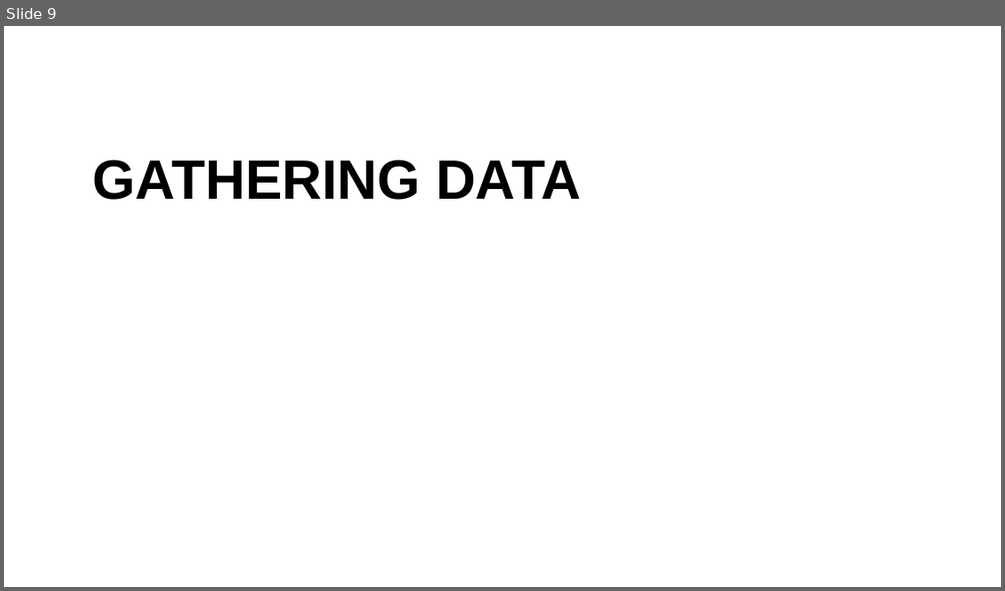
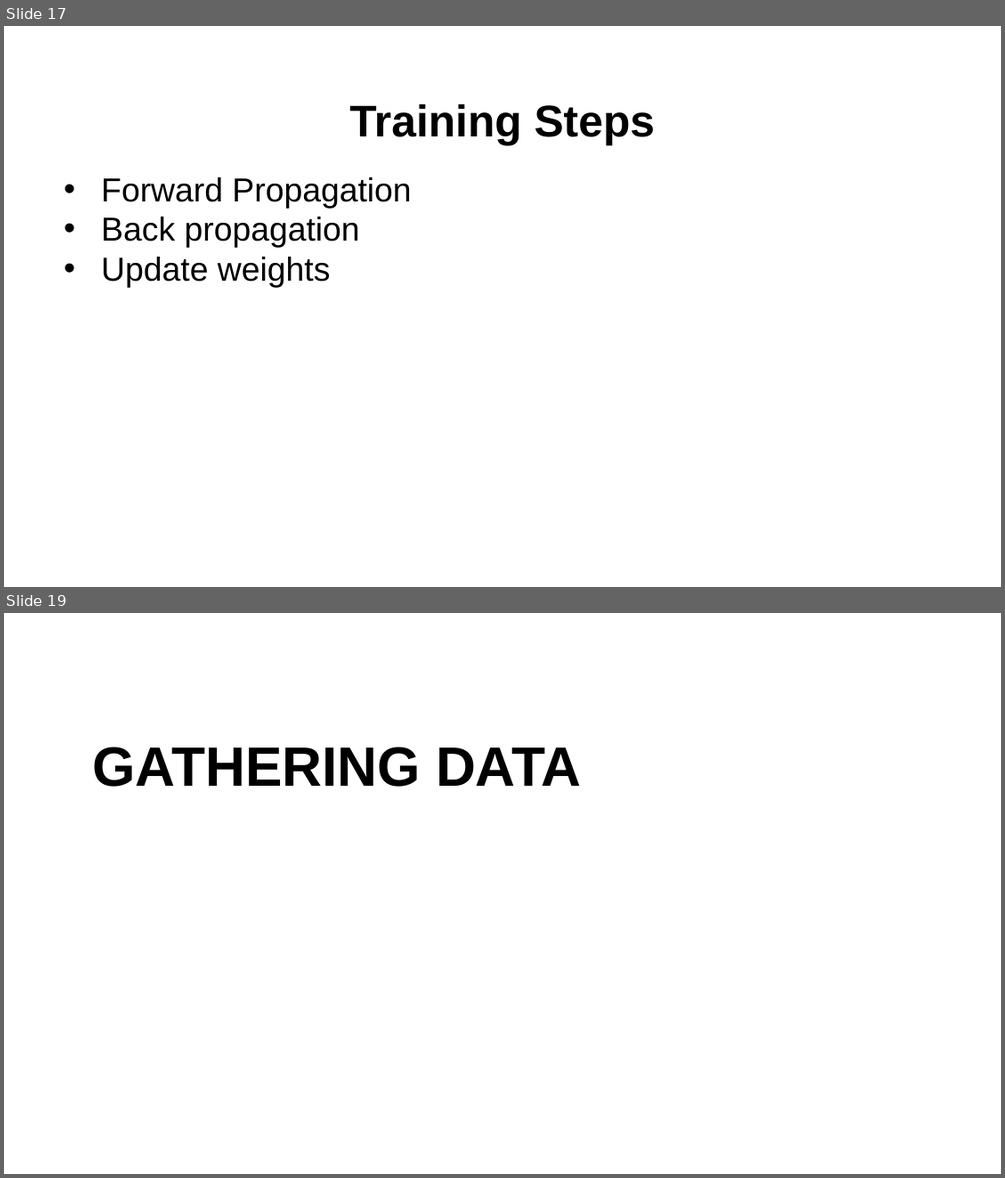
Before and after one commit to fbsmith/sciantix-official, a slide deck: presentations/2026-02-20.pptx. Shown one above the other, each under a label of ours: slide 9 before the commit, slides 17 and 19 after it; the slides between them are not shown. The pictures are 1005x591 and 1005x1178 pixels, drawn with LibreOffice and Linux fonts; fonts in the diff are those of the drawing; background and template pictures are left out. Boxes give left, top, right and bottom in pixels: in the first picture for what was removed or moved away, otherwise in the second. Text is boxed around its words. In the diff, an @@ line names an element or a change of style, - is before the commit and + after.

```diff
--- a/presentations/2026-02-20.pptx
+++ b/presentations/2026-02-20.pptx
@@ slide 17 added at [4, 26, 1001, 587], background #FFFFFF @@
@@ title added at [349, 104, 655, 146], 32 pt, text #000000, bold @@
+Training Steps
@@ text added at [101, 177, 411, 288], 24 pt, text #000000 @@
+• Forward Propagation
+• Back propagation
+• Update weights
@@ what was slide 9 is now slide 19 @@
```
Also in this commit, not shown: 2 slides changed, 12 other slides added, 3 slides removed, 6 other files.
